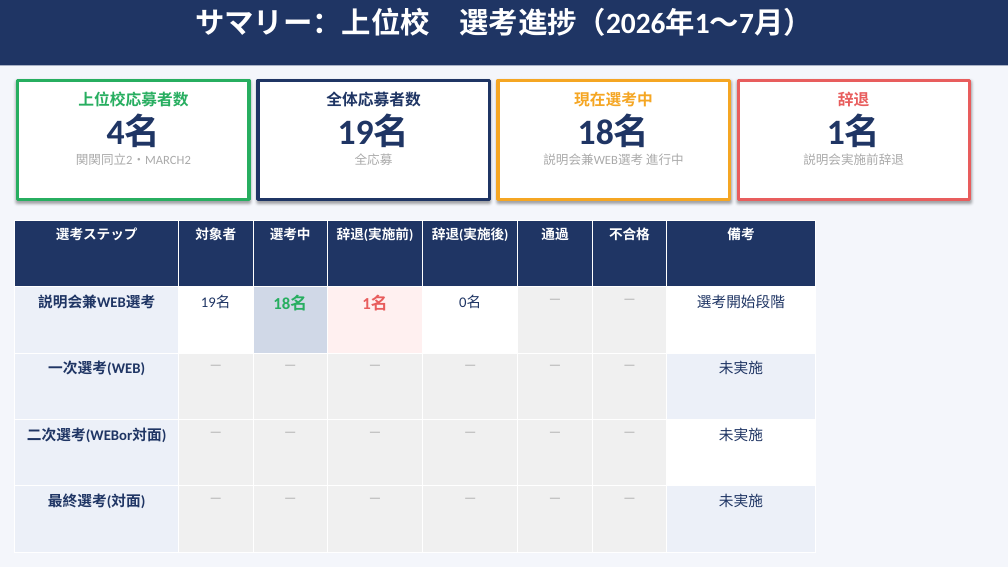
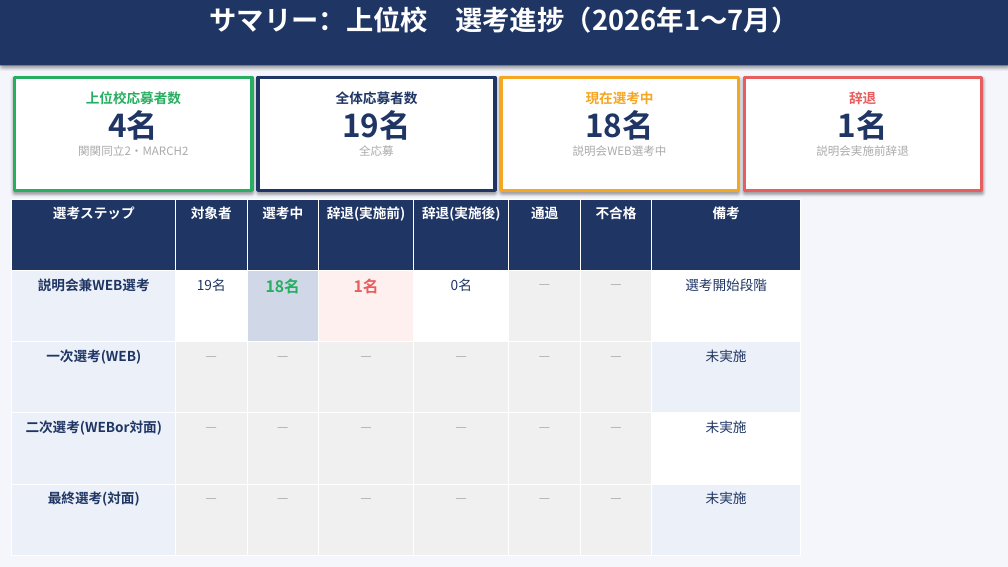
Before and after one commit to syoukaku007-star/daiki, a slide deck: slide 2 of 上位校採用分析レポート_2026_v2.pptx. Drawn at 1008x567 pixels with LibreOffice and Linux fonts; fonts in the diff are those of the drawing. Boxes give left, top, right and bottom in pixels: in the first picture for what was removed or moved away, otherwise in the second. Text is boxed around its words. In the diff, an @@ line names an element or a change of style, - is before the commit and + after.

```diff
--- a/上位校採用分析レポート_2026_v2.pptx
+++ b/上位校採用分析レポート_2026_v2.pptx
@@ rectangle at [0, 0, 1008, 66]: shadow on @@
@@ text in rectangle at [195, 7, 812, 36]: text removed @@
-サマリー：上位校 選考進捗（2026年1〜7月）
@@ text added at [210, 6, 798, 33], 26 pt, text #FFFFFF, bold @@
+サマリー：上位校 選考進捗（2026年1〜7月）
@@ rectangle: place and size @@
-rectangle at [18, 80, 250, 199]
+rectangle at [15, 77, 253, 191]
@@ text "上位校応募者数" at [78, 91, 188, 156]: size 15 to 13 pt in "上位校応募者数"; font Calibri to Noto Sans CJK JP; size 34 to 30 pt in "4名"; size 12 to 11 pt in "関関同立2・MARCH2" @@
@@ rectangle: place and size @@
-rectangle at [258, 80, 489, 199]
+rectangle at [258, 77, 495, 191]
@@ text "全体応募者数" at [336, 91, 418, 156]: size 15 to 13 pt in "全体応募者数"; font Calibri to Noto Sans CJK JP; size 34 to 30 pt in "19名"; size 12 to 11 pt in "全応募" @@
@@ rectangle: place and size @@
-rectangle at [498, 80, 730, 199]
+rectangle at [501, 77, 739, 191]
@@ rectangle: place and size @@
-rectangle at [738, 80, 969, 199]
+rectangle at [744, 77, 982, 191]
@@ text "辞退" at [816, 91, 909, 156]: size 15 to 13 pt in "辞退"; font Calibri to Noto Sans CJK JP; size 34 to 30 pt in "1名"; size 12 to 11 pt in "説明会実施前辞退" @@
@@ text at [585, 91, 654, 146]: size 15 to 13 pt in "現在選考中"; font Calibri to Noto Sans CJK JP in "現在選考中", "18名"; size 34 to 30 pt in "18名" @@
@@ text at [573, 145, 667, 156]: text changed; size 12 to 11 pt; font Calibri to Noto Sans CJK JP @@
-説明会兼WEB選考 進行中
+説明会WEB選考中
@@ table at [12, 200, 800, 555] @@
@@ font Calibri to Noto Sans CJK JP @@
@@ size 14 to 13 pt in "説明会兼WEB選考", "19名", "0名", "選考開始段階" and 6 more places @@
@@ size 16 to 15 pt in "18名", "1名" @@
@@ size 13 to 12 pt in "—", "—", "—", "—" and 16 more places @@
@@ table: place and size @@
-table at [15, 220, 815, 552]
+table at [12, 200, 800, 555]
```
Also in this commit, not shown: 7 other slides changed.
